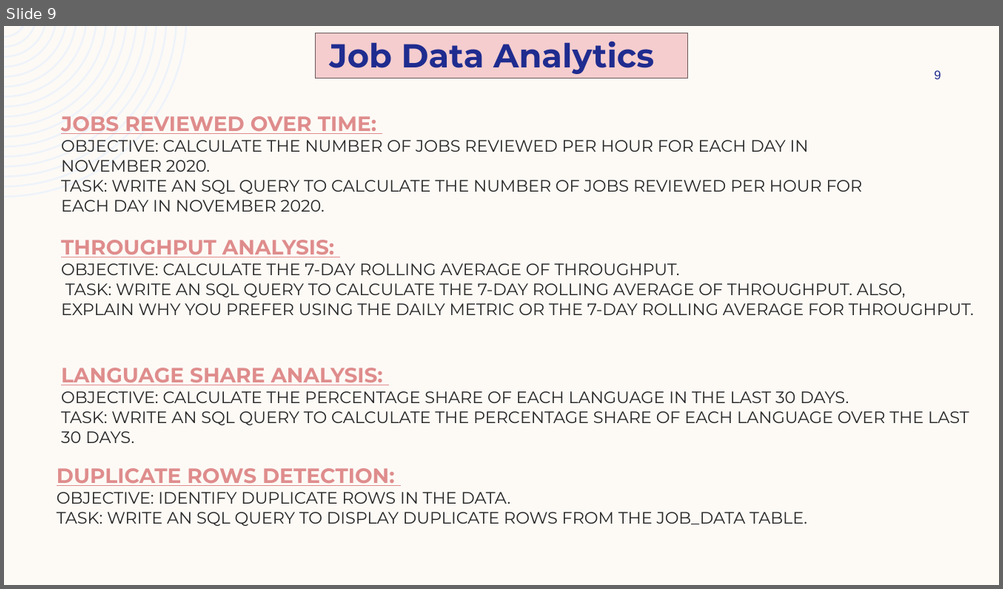
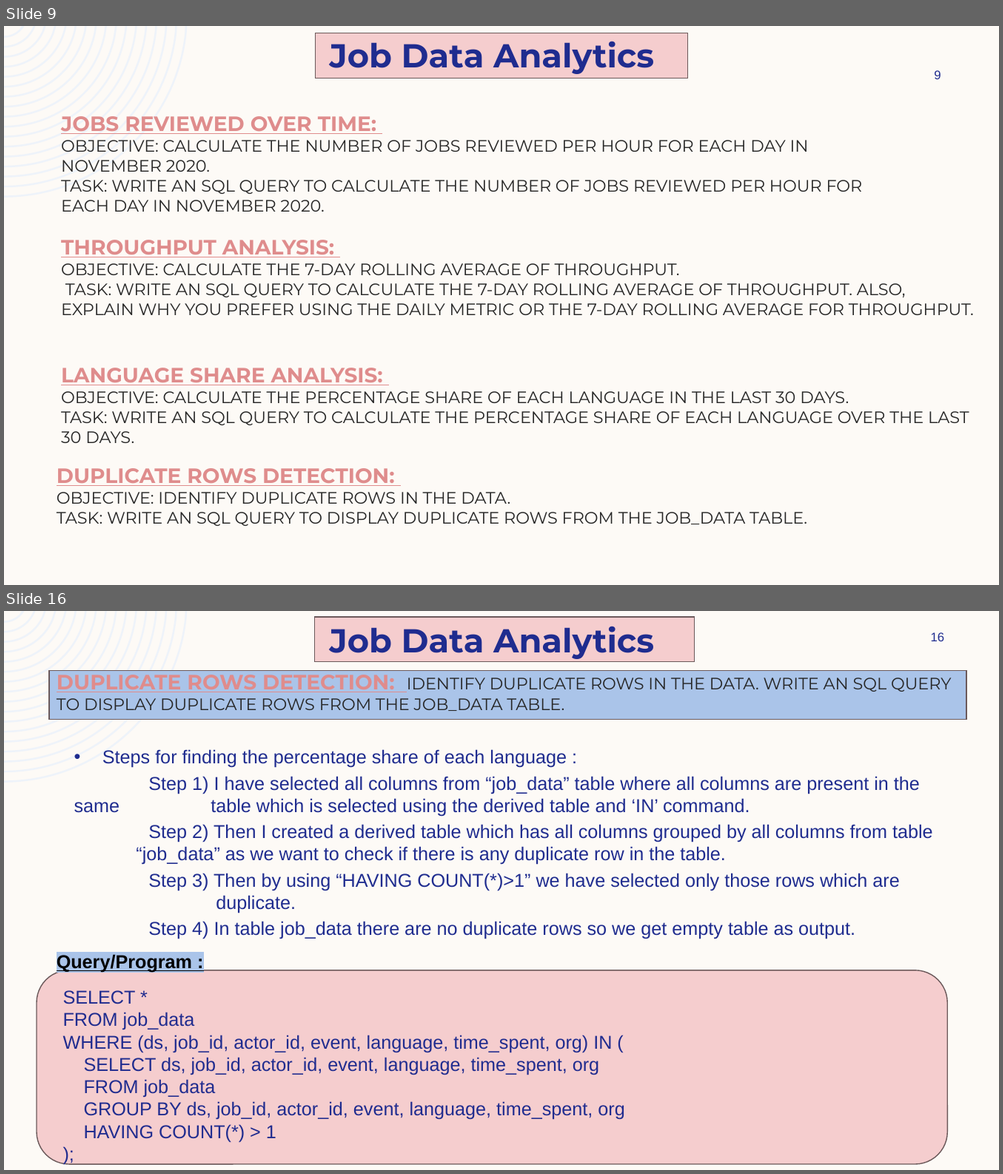
Before and after one commit to ShindeYash/Operation_and_Metric_Analytics, a slide deck: Report - Operation_and_Metric_Analytics.pptx. Shown one above the other, each under a label of ours: slide 9 before the commit, slides 9 and 16 after it; the slides between them are not shown. The pictures are 1003x589 and 1003x1174 pixels, drawn with LibreOffice and Linux fonts; fonts in the diff are those of the drawing. Boxes give left, top, right and bottom in pixels: in the first picture for what was removed or moved away, otherwise in the second. Text is boxed around its words. In the diff, an @@ line names an element or a change of style, - is before the commit and + after.

```diff
--- a/Report - Operation_and_Metric_Analytics.pptx
+++ b/Report - Operation_and_Metric_Analytics.pptx
@@ slide 16 added at (4,611,999,1170), background #FDFAF6; not listed: 1 template element that a slide beside it also shows @@
@@ rectangle added at (314,617,694,662), fill #F5CDCE, outline #6B5A5A 1 pt @@
@@ text added at (330,626,654,659), 32 pt, text #1F2C8F, bold @@
+Job Data Analytics
@@ page number added at (930,632,945,641), 12 pt, text #1F2C8F @@
+16
@@ rectangle added at (48,671,966,720), fill #AAC4E9, outline #6B5A5A 1 pt @@
@@ title added at (57,669,950,711), 16 pt, text #262626 @@
+DUPLICATE ROWS DETECTION: IDENTIFY DUPLICATE ROWS IN THE DATA. WRITE AN SQL QUERY TO DISPLAY DUPLICATE ROWS FROM THE JOB_DATA TABLE.
@@ text added at (74,749,933,940), 18 pt, text #1F2C8F @@
+• Steps for finding the percentage share of each language :
+Step 1) I have selected all columns from “job_data” table where all columns are present in the same table which is selected using the derived table and ‘IN’ command.
+Step 2) Then I created a derived table which has all columns grouped by all columns from table “job_data” as we want to check if there is any duplicate row in the table.
+Step 3) Then by using “HAVING COUNT(*)>1” we have selected only those rows which are duplicate.
+Step 4) In table job_data there are no duplicate rows so we get empty table as output.
@@ text added at (57,954,192,973), 18 pt, text #000000, bold, underline @@
+Query/Program :
@@ rounded rectangle added at (37,971,948,1165), fill #F5CDCE, outline #6B5A5A 1 pt @@
@@ text added at (63,991,624,1142), 18 pt, text #202C8F @@
+SELECT *
+FROM job_data
+WHERE (ds, job_id, actor_id, event, language, time_spent, org) IN (
+SELECT ds, job_id, actor_id, event, language, time_spent, org
+FROM job_data
+GROUP BY ds, job_id, actor_id, event, language, time_spent, org
+HAVING COUNT(*) > 1
+);
```
Also in this commit, not shown: 2 slides changed, 8 other slides added, 4 other files.
